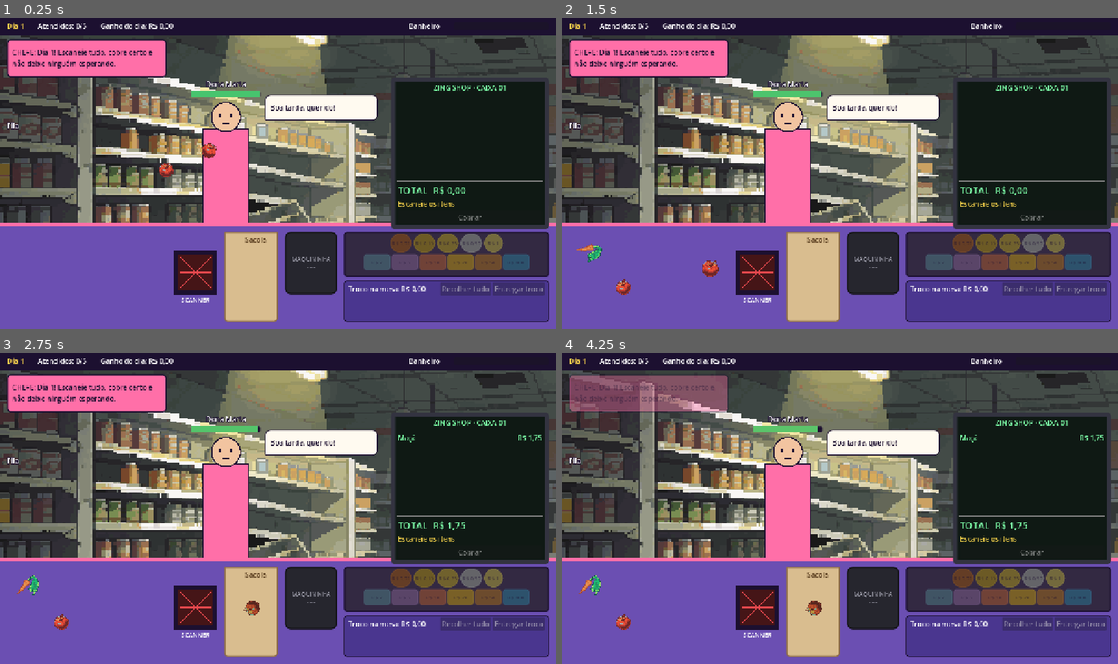
Above: before the commit, frames 1-4 (two rows, left to right).
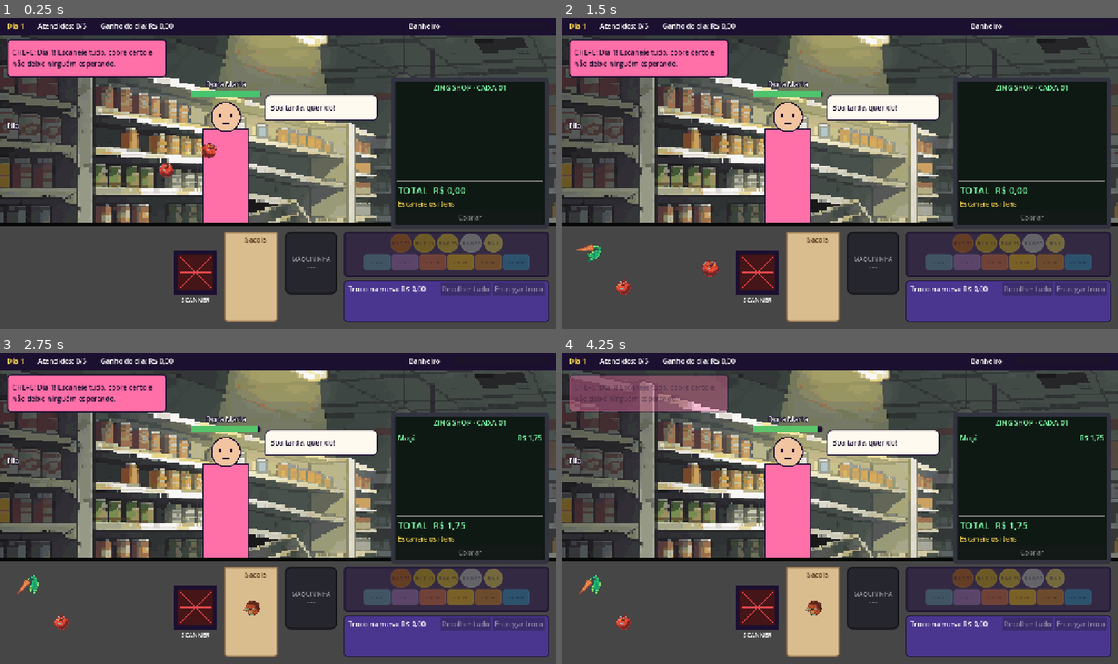
Above: after the commit, the same moments.

Repository: Gui-Tavares-rar/ZingShop
Game: Godot game, scene res://scenes/main.tscn
Two runs of this game, one before a commit and one after it. Both use one fixed random seed, a clock stepped at 60 frames per second and the inputs below.
Inputs (mouse positions are in pixels of both pictures, inside the frame that each line leads up to):
- Up to frame 1 (0.25 s): no input
- Up to frame 2 (1.5 s): drag from (662, 241) to (895, 105) at 0.52 s; drag from (656, 285) to (812, 235) at 1.27 s
- Up to frame 3 (2.75 s): move the mouse to (27, 586) at 2.02 s; hold Right from 2.03 s (still down); click (27, 586) at 2.17 s
- Up to frame 4 (4.25 s): release Right at 2.75 s; tap Enter at 2.75 s; drag from (812, 570) to (673, 461) at 2.77 s; tap Space at 3.5 s; move the mouse to (1006, 555) at 3.52 s; hold Left from 3.53 s (still down); click (1006, 555) at 3.67 s

The runs differ from the first frame. In frame 1, 18% of the frame differs, in the area x 0-100%, y 65-100%; in frame 2, 17%; in frame 3, 17%; in frame 4, 17%.

Commit message:
Remove acesso ao nó pai no item escaneável e ajusta cores da mesa
- ScannableItem calcula a transformação do pai a partir da própria,
  sem get_parent_control(), seguindo a regra de não acessar o nó pai.
- main.tscn: remove o fundo Wall e troca as cores da mesa e da borda.
  O Godot 4.7 também adicionou uids e unique_id às cenas.

Diff:
--- a/zing-shop-game/scenes/checkout/scannable_item.gd
+++ b/zing-shop-game/scenes/checkout/scannable_item.gd
@@ -73,7 +73,9 @@
 
 
 func _set_center(global_center: Vector2) -> void:
-	position = get_parent_control().get_global_transform().affine_inverse() * global_center - size * 0.5
+	# Transformação do espaço do pai, obtida sem acessar o nó pai.
+	var parent_transform := get_global_transform() * get_transform().affine_inverse()
+	position = parent_transform.affine_inverse() * global_center - size * 0.5
 
 
 func _gui_input(event: InputEvent) -> void:
--- a/zing-shop-game/scenes/main.tscn
+++ b/zing-shop-game/scenes/main.tscn
@@ -1,16 +1,50 @@
-[gd_scene format=3]
-
-[ext_resource type="Script" path="res://scenes/main.gd" id="1_main"]
-[ext_resource type="Resource" path="res://data/days/day_1.tres" id="2_day"]
+[gd_scene format=3 uid="uid://bhpius3rof41v"]
+
+[ext_resource type="Script" uid="uid://2p3io1gpknnf" path="res://scenes/main.gd" id="1_main"]
+[ext_resource type="Resource" uid="uid://cgoshmiwm6iec" path="res://data/days/day_1.tres" id="2_day"]
 [ext_resource type="PackedScene" path="res://scenes/customer/customer_view.tscn" id="3_customer"]
 [ext_resource type="PackedScene" path="res://scenes/checkout/pos_monitor.tscn" id="4_monitor"]
-[ext_resource type="Script" path="res://scenes/checkout/scanner.gd" id="5_scanner"]
-[ext_resource type="Script" path="res://scenes/checkout/card_machine.gd" id="6_card"]
+[ext_resource type="Script" uid="uid://bj2j5fa7ok7k2" path="res://scenes/checkout/scanner.gd" id="5_scanner"]
+[ext_resource type="Script" uid="uid://bbc7rgsvkb7pd" path="res://scenes/checkout/card_machine.gd" id="6_card"]
 [ext_resource type="PackedScene" path="res://scenes/checkout/cash_drawer.tscn" id="7_drawer"]
 [ext_resource type="PackedScene" path="res://scenes/checkout/change_tray.tscn" id="8_tray"]
 [ext_resource type="PackedScene" path="res://scenes/bathroom/bathroom.tscn" id="9_bathroom"]
 [ext_resource type="PackedScene" path="res://scenes/ui/day_summary.tscn" id="10_summary"]
-[ext_resource type="Texture2D" path="res://assets/backgrounds/supermarket.png" id="11_background"]
+[ext_resource type="Texture2D" uid="uid://m84ykvis2pii" path="res://assets/backgrounds/supermarket.png" id="11_background"]
+
+[sub_resource type="StyleBoxFlat" id="StyleBoxFlat_bag"]
+bg_color = Color(0.85, 0.74, 0.56, 1)
+border_width_left = 3
+border_width_top = 3
+border_width_right = 3
+border_width_bottom = 3
+border_color = Color(0.55, 0.42, 0.27, 1)
+corner_radius_bottom_right = 8
+corner_radius_bottom_left = 8
+
+[sub_resource type="StyleBoxFlat" id="StyleBoxFlat_card"]
+bg_color = Color(0.15, 0.15, 0.18, 1)
+border_width_left = 3
+border_width_top = 3
+border_width_right = 3
+border_width_bottom = 3
+border_color = Color(0.07, 0.07, 0.08, 1)
+corner_radius_top_left = 12
+corner_radius_top_right = 12
+corner_radius_bottom_right = 12
+corner_radius_bottom_left = 12
+
+[sub_resource type="StyleBoxFlat" id="StyleBoxFlat_card_hover"]
+bg_color = Color(0.22, 0.22, 0.26, 1)
+border_width_left = 3
+border_width_top = 3
+border_width_right = 3
+border_width_bottom = 3
+border_color = Color(1, 0.435, 0.659, 1)
+corner_radius_top_left = 12
+corner_radius_top_right = 12
+corner_radius_bottom_right = 12
+corner_radius_bottom_left = 12
 
 [sub_resource type="StyleBoxFlat" id="StyleBoxFlat_hud"]
 content_margin_left = 16.0
@@ -19,40 +53,6 @@
 content_margin_bottom = 6.0
 bg_color = Color(0.11, 0.063, 0.188, 1)
 
-[sub_resource type="StyleBoxFlat" id="StyleBoxFlat_bag"]
-bg_color = Color(0.85, 0.74, 0.56, 1)
-border_width_left = 3
-border_width_top = 3
-border_width_right = 3
-border_width_bottom = 3
-border_color = Color(0.55, 0.42, 0.27, 1)
-corner_radius_bottom_right = 8
-corner_radius_bottom_left = 8
-
-[sub_resource type="StyleBoxFlat" id="StyleBoxFlat_card"]
-bg_color = Color(0.15, 0.15, 0.18, 1)
-border_width_left = 3
-border_width_top = 3
-border_width_right = 3
-border_width_bottom = 3
-border_color = Color(0.07, 0.07, 0.08, 1)
-corner_radius_top_left = 12
-corner_radius_top_right = 12
-corner_radius_bottom_right = 12
-corner_radius_bottom_left = 12
-
-[sub_resource type="StyleBoxFlat" id="StyleBoxFlat_card_hover"]
-bg_color = Color(0.22, 0.22, 0.26, 1)
-border_width_left = 3
-border_width_top = 3
-border_width_right = 3
-border_width_bottom = 3
-border_color = Color(1, 0.435, 0.659, 1)
-corner_radius_top_left = 12
-corner_radius_top_right = 12
-corner_radius_bottom_right = 12
-corner_radius_bottom_left = 12
-
 [sub_resource type="StyleBoxFlat" id="StyleBoxFlat_toast"]
 content_margin_left = 12.0
 content_margin_top = 8.0
@@ -69,7 +69,7 @@
 corner_radius_bottom_right = 8
 corner_radius_bottom_left = 8
 
-[node name="Main" type="Control"]
+[node name="Main" type="Control" unique_id=863368588]
 layout_mode = 3
 anchors_preset = 15
 anchor_right = 1.0
@@ -79,24 +79,14 @@
 script = ExtResource("1_main")
 day = ExtResource("2_day")
 
-[node name="Wall" type="ColorRect" parent="."]
-layout_mode = 1
-anchors_preset = 15
-anchor_right = 1.0
-anchor_bottom = 1.0
-grow_horizontal = 2
-grow_vertical = 2
-mouse_filter = 2
-color = Color(0.18, 0.1, 0.32, 1)
-
-[node name="Background" type="TextureRect" parent="."]
+[node name="Background" type="TextureRect" parent="." unique_id=890699286]
 layout_mode = 0
 offset_right = 1280.0
 offset_bottom = 640.0
 mouse_filter = 2
 texture = ExtResource("11_background")
 
-[node name="QueueTitle" type="Label" parent="."]
+[node name="QueueTitle" type="Label" parent="." unique_id=1961079885]
 layout_mode = 0
 offset_left = 16.0
 offset_top = 240.0
@@ -106,7 +96,7 @@
 theme_override_constants/outline_size = 6
 text = "Fila"
 
-[node name="QueueRow" type="HBoxContainer" parent="."]
+[node name="QueueRow" type="HBoxContainer" parent="." unique_id=1434995562]
 unique_name_in_owner = true
 layout_mode = 0
 offset_left = 16.0
@@ -117,7 +107,7 @@
 theme_override_constants/separation = 10
 alignment = 2
 
-[node name="CustomerView" parent="." instance=ExtResource("3_customer")]
+[node name="CustomerView" parent="." unique_id=661672052 instance=ExtResource("3_customer")]
 unique_name_in_owner = true
 layout_mode = 0
 offset_left = 400.0
@@ -125,26 +115,24 @@
 offset_right = 880.0
 offset_bottom = 478.0
 
-[node name="Desk" type="ColorRect" parent="."]
-unique_name_in_owner = true
-layout_mode = 0
-offset_left = 0.0
+[node name="Desk" type="ColorRect" parent="." unique_id=242549796]
+unique_name_in_owner = true
+layout_mode = 0
 offset_top = 480.0
 offset_right = 1280.0
 offset_bottom = 720.0
 mouse_filter = 2
-color = Color(0.42, 0.31, 0.7, 1)
-
-[node name="DeskEdge" type="ColorRect" parent="."]
-layout_mode = 0
-offset_left = 0.0
+color = Color(0.27668175, 0.27295706, 0.2785458, 1)
+
+[node name="DeskEdge" type="ColorRect" parent="." unique_id=1549168177]
+layout_mode = 0
 offset_top = 474.0
 offset_right = 1280.0
 offset_bottom = 482.0
 mouse_filter = 2
-color = Color(1, 0.435, 0.659, 1)
-
-[node name="Monitor" parent="." instance=ExtResource("4_monitor")]
+color = Color(0.029903969, 0.036248565, 0.027910054, 1)
+
+[node name="Monitor" parent="." unique_id=215953002 instance=ExtResource("4_monitor")]
 unique_name_in_owner = true
 layout_mode = 0
 offset_left = 900.0
@@ -152,18 +140,18 @@
 offset_right = 1264.0
 offset_bottom = 490.0
 
-[node name="ItemLandingArea" type="Control" parent="."]
-unique_name_in_owner = true
-layout_mode = 0
+[node name="ItemLandingArea" type="Control" parent="." unique_id=228904967]
+unique_name_in_owner = true
+anchors_preset = 0
 offset_left = 16.0
 offset_top = 496.0
 offset_right = 384.0
 offset_bottom = 704.0
 mouse_filter = 2
 
-[node name="Scanner" type="Control" parent="."]
-unique_name_in_owner = true
-layout_mode = 0
+[node name="Scanner" type="Control" parent="." unique_id=1920500268]
+unique_name_in_owner = true
+anchors_preset = 0
 offset_left = 400.0
 offset_top = 540.0
 offset_right = 500.0
@@ -171,7 +159,7 @@
 mouse_filter = 2
 script = ExtResource("5_scanner")
 
-[node name="Bag" type="Panel" parent="."]
+[node name="Bag" type="Panel" parent="." unique_id=1719104920]
 unique_name_in_owner = true
 layout_mode = 0
 offset_left = 516.0
@@ -181,7 +169,7 @@
 mouse_filter = 2
 theme_override_styles/panel = SubResource("StyleBoxFlat_bag")
 
-[node name="BagLabel" type="Label" parent="Bag"]
+[node name="BagLabel" type="Label" parent="Bag" unique_id=1908409560]
 layout_mode = 0
 offset_left = 10.0
 offset_top = 6.0
@@ -191,7 +179,7 @@
 text = "Sacola"
 horizontal_alignment = 1
 
-[node name="CardMachine" type="Button" parent="."]
+[node name="CardMachine" type="Button" parent="." unique_id=553038823]
 unique_name_in_owner = true
 layout_mode = 0
 offset_left = 656.0
@@ -200,17 +188,17 @@
 offset_bottom = 640.0
 focus_mode = 0
 theme_override_colors/font_color = Color(0.49, 1, 0.66, 1)
+theme_override_colors/font_pressed_color = Color(0.49, 1, 0.66, 1)
 theme_override_colors/font_hover_color = Color(0.49, 1, 0.66, 1)
-theme_override_colors/font_pressed_color = Color(0.49, 1, 0.66, 1)
 theme_override_colors/font_disabled_color = Color(0.6, 0.6, 0.65, 1)
 theme_override_font_sizes/font_size = 13
 theme_override_styles/normal = SubResource("StyleBoxFlat_card")
+theme_override_styles/pressed = SubResource("StyleBoxFlat_card")
 theme_override_styles/hover = SubResource("StyleBoxFlat_card_hover")
-theme_override_styles/pressed = SubResource("StyleBoxFlat_card")
 theme_override_styles/disabled = SubResource("StyleBoxFlat_card")
 script = ExtResource("6_card")
 
-[node name="CashDrawer" parent="." instance=ExtResource("7_drawer")]
+[node name="CashDrawer" parent="." unique_id=2008359974 instance=ExtResource("7_drawer")]
 unique_name_in_owner = true
 layout_mode = 0
 offset_left = 792.0
@@ -218,7 +206,7 @@
 offset_right = 1264.0
 offset_bottom = 600.0
 
-[node name="ChangeTray" parent="." instance=ExtResource("8_tray")]
+[node name="ChangeTray" parent="." unique_id=316094566 instance=ExtResource("8_tray")]
 unique_name_in_owner = true
 layout_mode = 0
 offset_left = 792.0
@@ -226,42 +214,42 @@
 offset_right = 1264.0
 offset_bottom = 704.0
 
-[node name="HUD" type="PanelContainer" parent="."]
+[node name="HUD" type="PanelContainer" parent="." unique_id=1869111783]
 layout_mode = 0
 offset_right = 1280.0
 offset_bottom = 44.0
 theme_override_styles/panel = SubResource("StyleBoxFlat_hud")
 
-[node name="HBox" type="HBoxContainer" parent="HUD"]
+[node name="HBox" type="HBoxContainer" parent="HUD" unique_id=338380862]
 layout_mode = 2
 theme_override_constants/separation = 32
 
-[node name="DayLabel" type="Label" parent="HUD/HBox"]
+[node name="DayLabel" type="Label" parent="HUD/HBox" unique_id=1653389789]
 unique_name_in_owner = true
 layout_mode = 2
 theme_override_colors/font_color = Color(1, 0.85, 0.3, 1)
 text = "Dia 1"
 
-[node name="ServedLabel" type="Label" parent="HUD/HBox"]
+[node name="ServedLabel" type="Label" parent="HUD/HBox" unique_id=341177247]
 unique_name_in_owner = true
 layout_mode = 2
 text = "Atendidos: 0/5"
 
-[node name="EarningsLabel" type="Label" parent="HUD/HBox"]
+[node name="EarningsLabel" type="Label" parent="HUD/HBox" unique_id=616386362]
 unique_name_in_owner = true
 layout_mode = 2
 text = "Ganho do dia: R$ 0,00"
 
-[node name="Spacer" type="Control" parent="HUD/HBox"]
+[node name="Spacer" type="Control" parent="HUD/HBox" unique_id=1648866841]
 layout_mode = 2
 size_flags_horizontal = 3
 mouse_filter = 2
 
-[node name="BathroomTitle" type="Label" parent="HUD/HBox"]
+[node name="BathroomTitle" type="Label" parent="HUD/HBox" unique_id=1026608034]
 layout_mode = 2
 text = "Banheiro"
 
-[node name="BathroomBar" type="ProgressBar" parent="HUD/HBox"]
+[node name="BathroomBar" type="ProgressBar" parent="HUD/HBox" unique_id=1804900207]
 unique_name_in_owner = true
 custom_minimum_size = Vector2(220, 18)
 layout_mode = 2
@@ -269,7 +257,7 @@
 mouse_filter = 2
 show_percentage = false
 
-[node name="ItemLayer" type="Control" parent="."]
+[node name="ItemLayer" type="Control" parent="." unique_id=704111506]
 unique_name_in_owner = true
 layout_mode = 1
 anchors_preset = 15
@@ -279,12 +267,12 @@
 grow_vertical = 2
 mouse_filter = 2
 
-[node name="Bathroom" parent="." instance=ExtResource("9_bathroom")]
+[node name="Bathroom" parent="." unique_id=961802005 instance=ExtResource("9_bathroom")]
 unique_name_in_owner = true
 visible = false
 layout_mode = 1
 
-[node name="BossToast" type="PanelContainer" parent="."]
+[node name="BossToast" type="PanelContainer" parent="." unique_id=1079147135]
 unique_name_in_owner = true
 layout_mode = 0
 offset_left = 16.0
@@ -294,14 +282,14 @@
 mouse_filter = 2
 theme_override_styles/panel = SubResource("StyleBoxFlat_toast")
 
-[node name="BossLabel" type="Label" parent="BossToast"]
+[node name="BossLabel" type="Label" parent="BossToast" unique_id=600196361]
 unique_name_in_owner = true
 layout_mode = 2
 theme_override_colors/font_color = Color(0.11, 0.063, 0.188, 1)
 text = "CHEFE: ..."
 autowrap_mode = 3
 
-[node name="DaySummary" parent="." instance=ExtResource("10_summary")]
+[node name="DaySummary" parent="." unique_id=1658793022 instance=ExtResource("10_summary")]
 unique_name_in_owner = true
 visible = false
 layout_mode = 1
